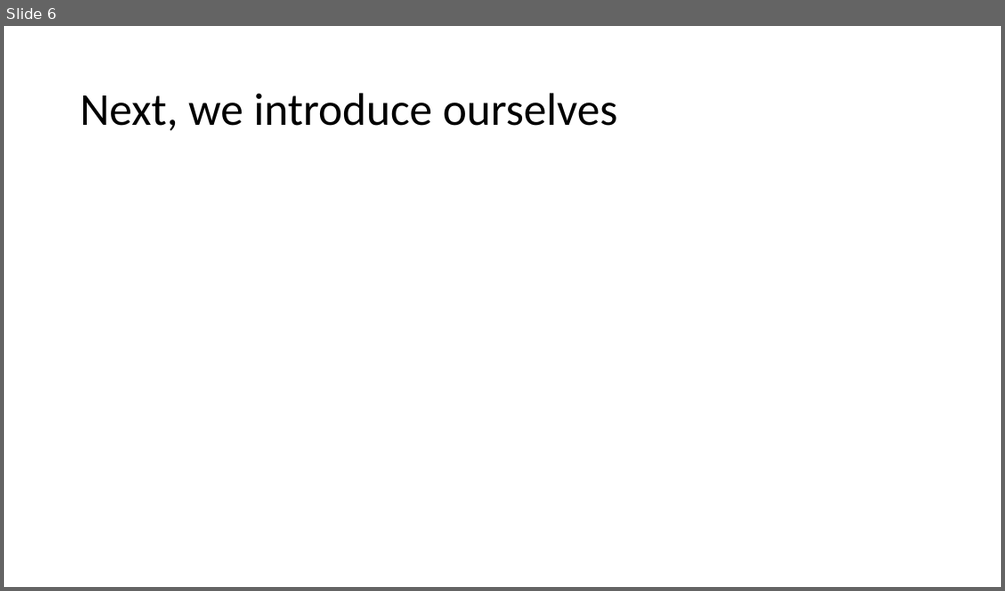
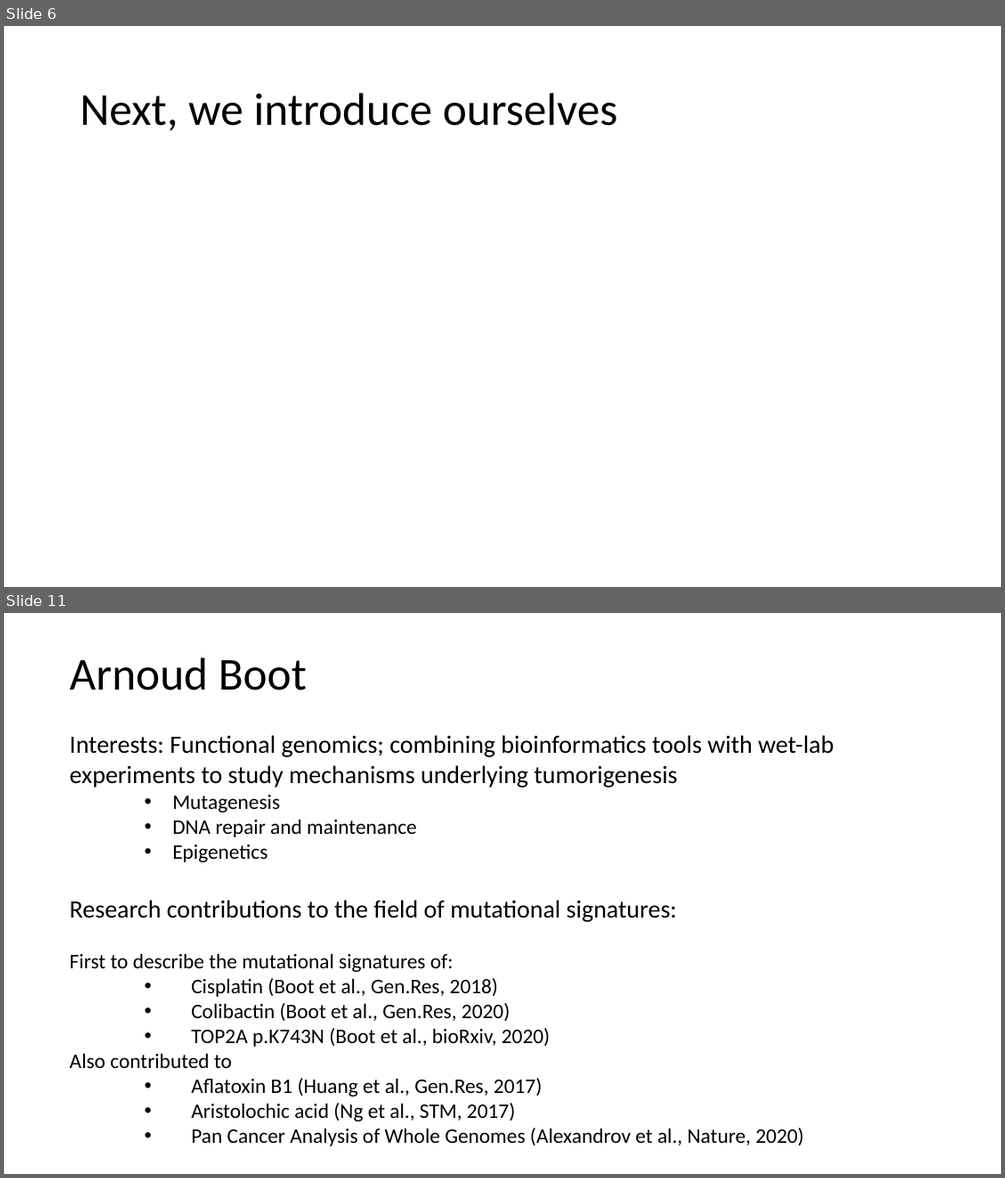
Before and after one commit to steverozen/ISMB.mutsig.tutorial, a slide deck: Tut1.Lecture.0.short.intro.pptx. Shown one above the other, each under a label of ours: slide 6 before the commit, slides 6 and 11 after it; the slides between them are not shown. The pictures are 1005x591 and 1005x1178 pixels, drawn with LibreOffice and Linux fonts; fonts in the diff are those of the drawing. Boxes give left, top, right and bottom in pixels: in the first picture for what was removed or moved away, otherwise in the second. Text is boxed around its words. In the diff, an @@ line names an element or a change of style, - is before the commit and + after.

```diff
--- a/Tut1.Lecture.0.short.intro.pptx
+++ b/Tut1.Lecture.0.short.intro.pptx
@@ slide 11 added at [4, 613, 1001, 1174], background #FFFFFF @@
@@ text added at [70, 657, 833, 1146], 20 pt, text #000000 @@
+Arnoud Boot
+Interests: Functional genomics; combining bioinformatics tools with wet-lab experiments to study mechanisms underlying tumorigenesis
+    • Mutagenesis
+    • DNA repair and maintenance
+    • Epigenetics
+Research contributions to the field of mutational signatures:
+First to describe the mutational signatures of:
+    • Cisplatin (Boot et al., Gen.Res, 2018)
+    • Colibactin (Boot et al., Gen.Res, 2020)
+    • TOP2A p.K743N (Boot et al., bioRxiv, 2020)
+Also contributed to
+    • Aflatoxin B1 (Huang et al., Gen.Res, 2017)
+    • Aristolochic acid (Ng et al., STM, 2017)
+    • Pan Cancer Analysis of Whole Genomes (Alexandrov et al., Nature, 2020)
```
Also in this commit, not shown: 6 other slides added.
